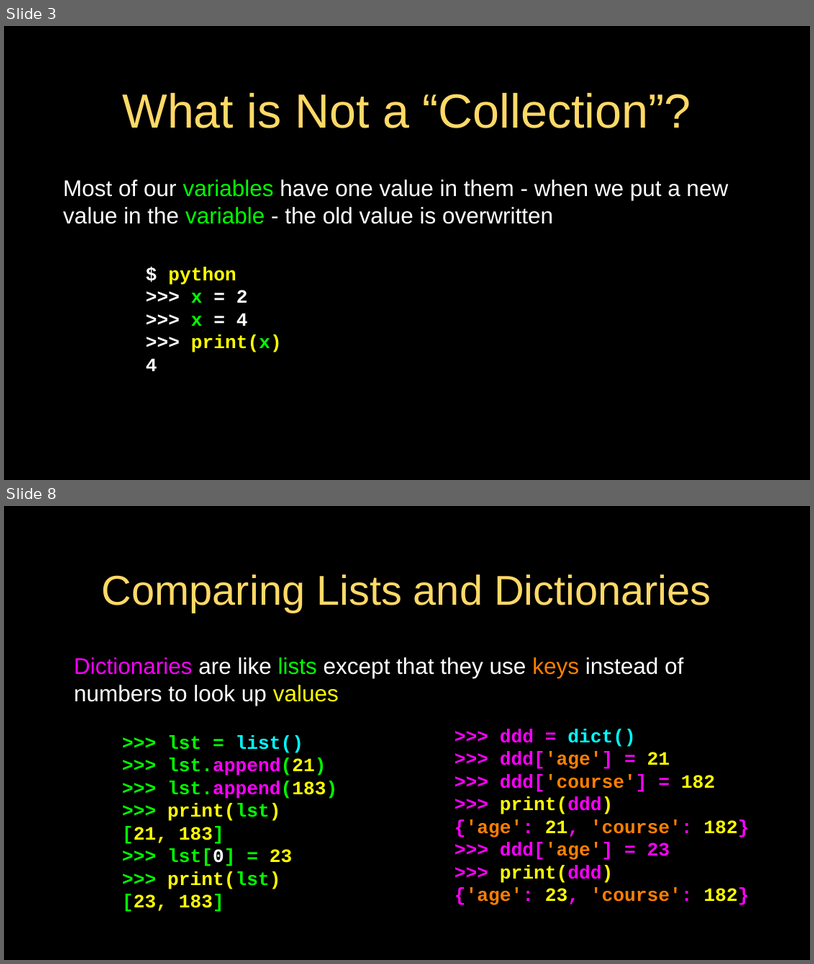
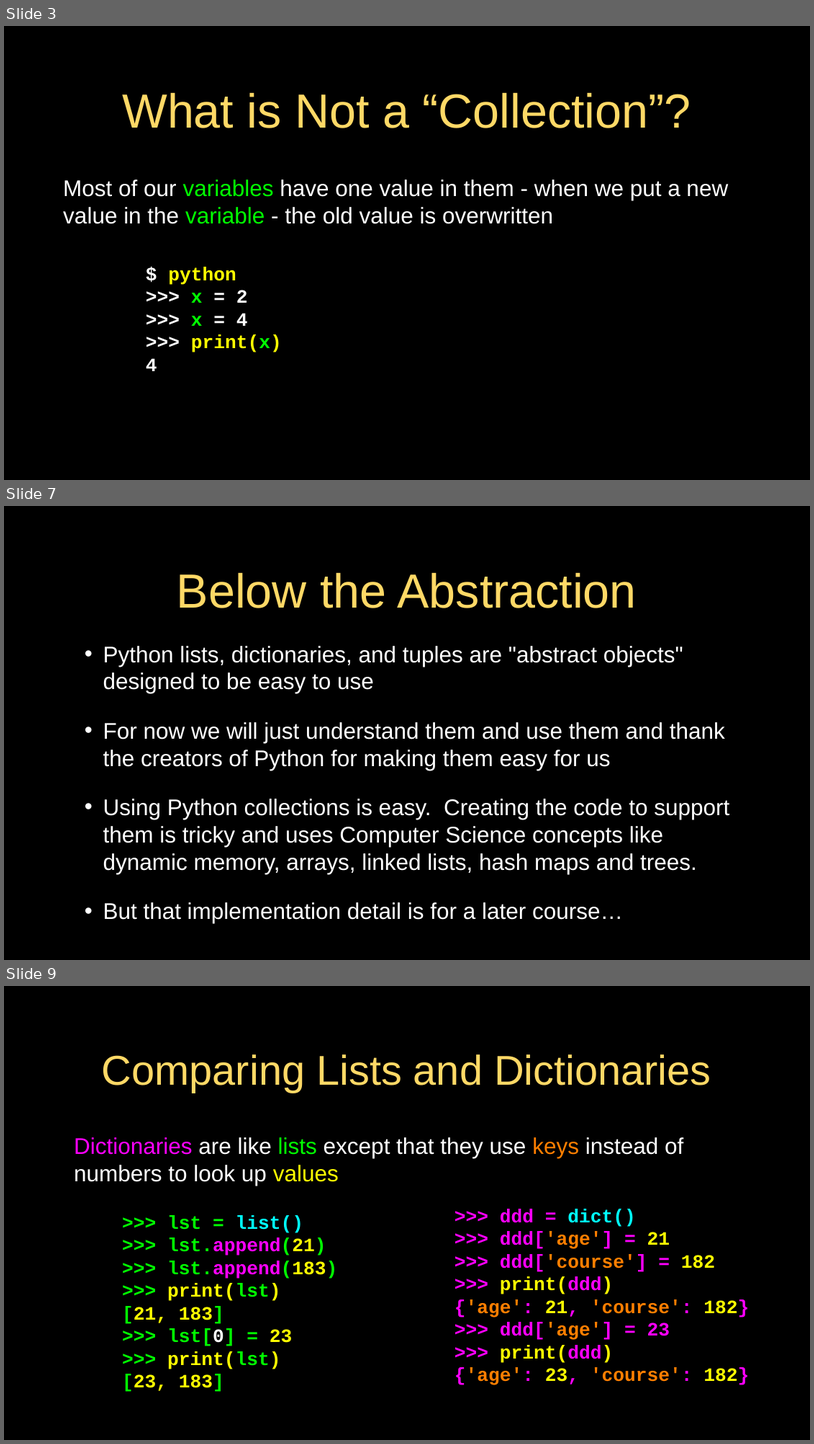
Before and after one commit to csev/py4e, a slide deck: lectures3/Pythonlearn-09-Dictionaries.pptx. Shown one above the other, each under a label of ours: slides 3 and 8 before the commit, slides 3, 7 and 9 after it; the slides between them are not shown. The pictures are 814x964 and 814x1444 pixels, drawn with LibreOffice and Linux fonts; fonts in the diff are those of the drawing. Boxes give left, top, right and bottom in pixels: in the first picture for what was removed or moved away, otherwise in the second. Text is boxed around its words. In the diff, an @@ line names an element or a change of style, - is before the commit and + after.

```diff
--- a/lectures3/Pythonlearn-09-Dictionaries.pptx
+++ b/lectures3/Pythonlearn-09-Dictionaries.pptx
@@ slide 7 added at [4, 506, 810, 960], background #000000; not listed: 1 template element that a slide beside it also shows @@
@@ title added at [177, 572, 637, 608], 76 pt, text #FFD966 @@
+Below the Abstraction
@@ text added at [103, 646, 730, 923], 36 pt, text #FFFFFF @@
+• Python lists, dictionaries, and tuples are "abstract objects" designed to be easy to use
+• For now we will just understand them and use them and thank the creators of Python for making them easy for us
+• Using Python collections is easy. Creating the code to support them is tricky and uses Computer Science concepts like dynamic memory, arrays, linked lists, hash maps and trees.
+• But that implementation detail is for a later course…
@@ what was slide 8 is now slide 9 @@
```
Also in this commit, not shown: 6 slides changed, 1 other slide added, 2 slides removed, 3 other files.
